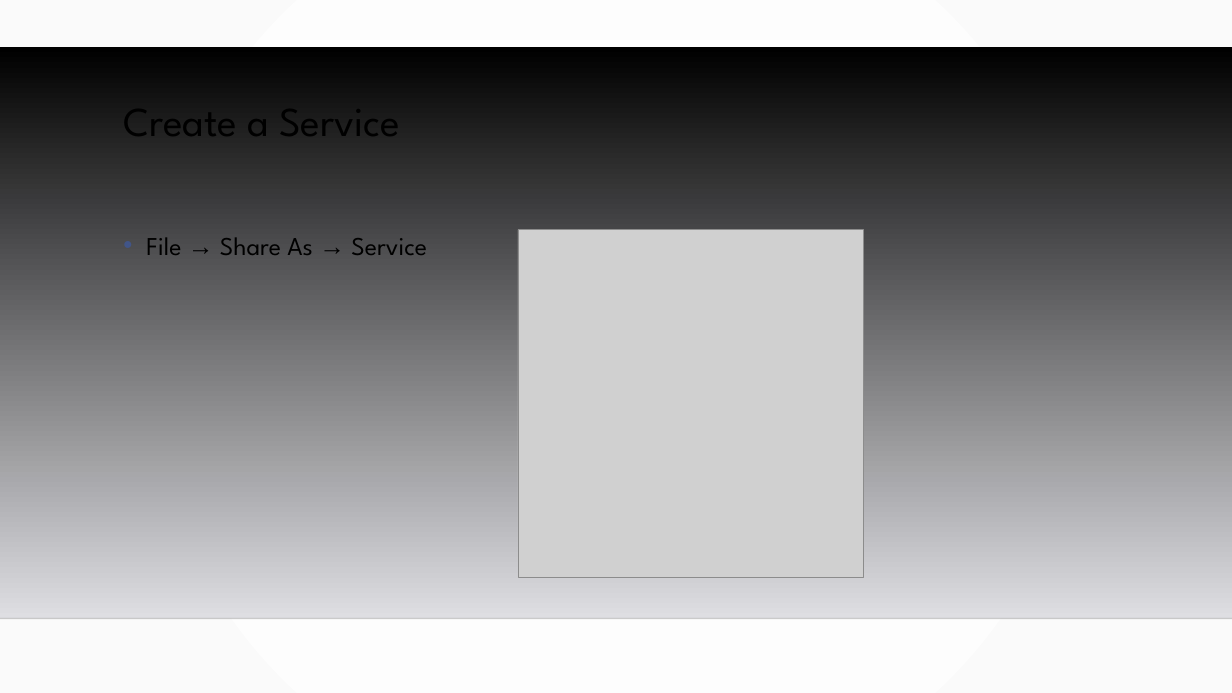
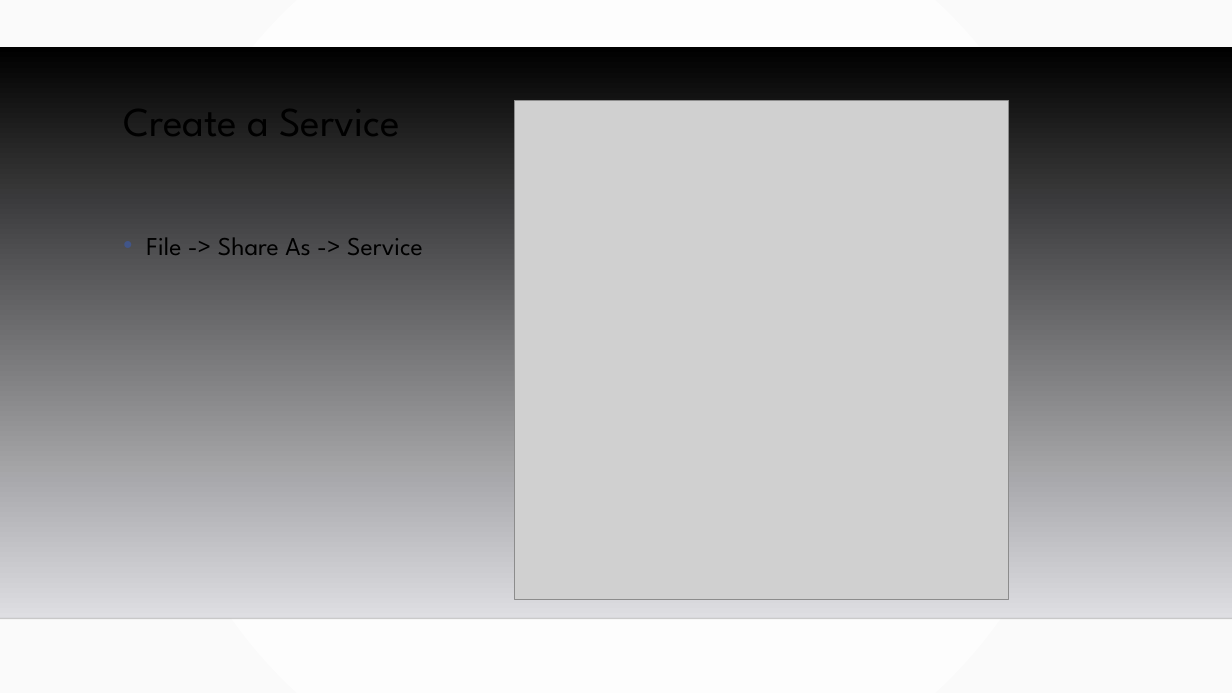
Before and after one commit to MGIS-UMN/GIS5577_week10, a slide deck: slide 33 of Creating_geospatial_services.odp (slide 32 before the commit). Drawn at 1232x693 pixels with LibreOffice and Linux fonts; fonts in the diff are those of the drawing; grey boxes stand for pictures; background and template pictures are left out. Boxes give left, top, right and bottom in pixels: in the first picture for what was removed or moved away, otherwise in the second. Text is boxed around its words. In the diff, an @@ line names an element or a change of style, - is before the commit and + after.

Commit message:
added a few new slides

```diff
--- a/Creating_geospatial_services.odp
+++ b/Creating_geospatial_services.odp
@@ picture resized from (x1=518, y1=230, x2=863, y2=579) to (x1=515, y1=101, x2=1009, y2=600) @@
@@ text at (x1=146, y1=237, x2=423, y2=255): text changed @@
-• File → Share As → Service
+• File -> Share As -> Service
```
Also in this commit, not shown: 1 other slide changed, 2 slides added, 1 slide removed.
